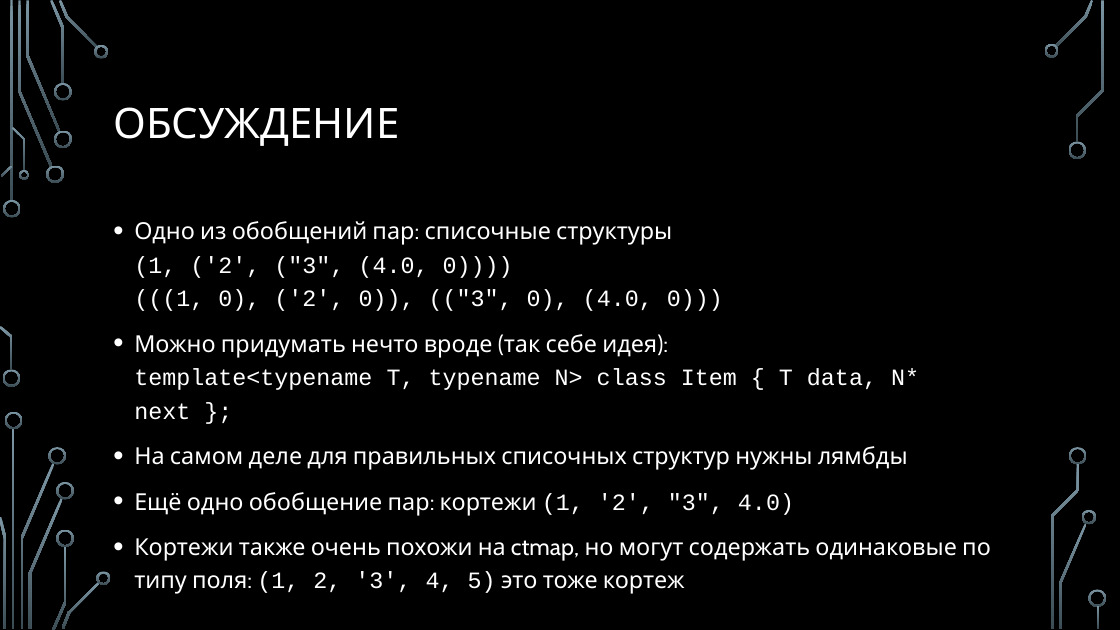
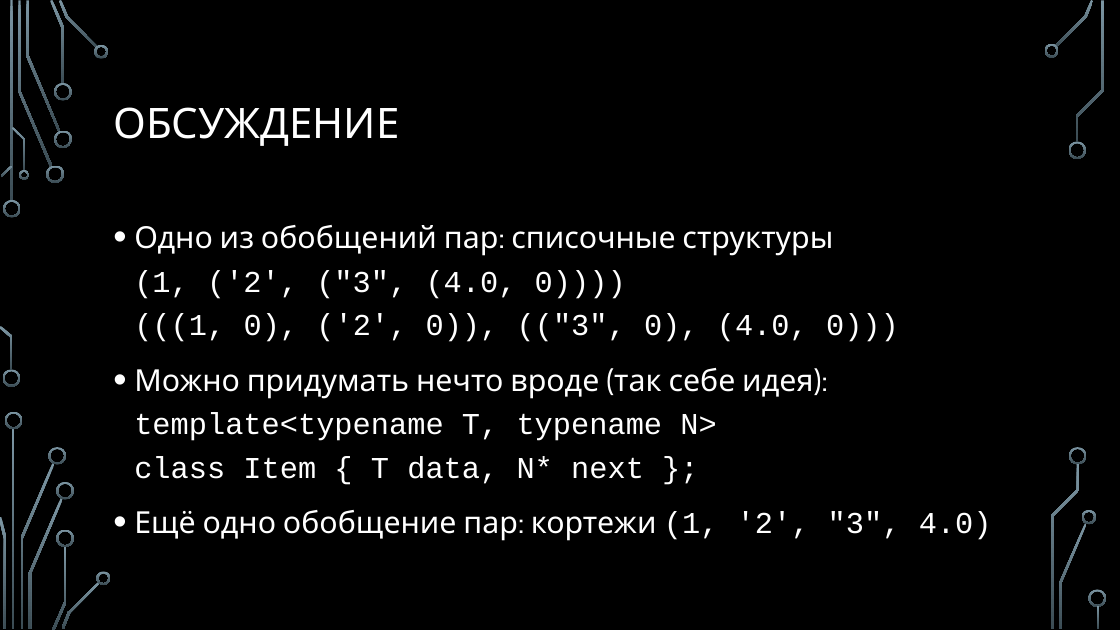
Before and after one commit to MIPT-ILab/cpp-lects-rus, a slide deck: slide 49 of slides/lec2-6-variadics.pptx (slide 44 before the commit). Drawn at 1120x630 pixels with LibreOffice and Linux fonts; fonts in the diff are those of the drawing; background and template pictures are left out. Boxes give left, top, right and bottom in pixels: in the first picture for what was removed or moved away, otherwise in the second. Text is boxed around its words. In the diff, an @@ line names an element or a change of style, - is before the commit and + after.

Commit message:
Variadic templates: slides revisited and MORE code

```diff
--- a/slides/lec2-6-variadics.pptx
+++ b/slides/lec2-6-variadics.pptx
@@ text "Одно из обобщений пар: списочные ..." at (134,225,992,541): size 20 to 26 pt @@
@@ text at (134,446,908,470): paragraph removed @@
-• На самом деле для правильных списочных структур нужны лямбды
@@ text at (134,538,991,594): paragraph removed @@
-• Кортежи также очень похожи на ctmap, но могут содержать одинаковые по типу поля: (1, 2, '3', 4, 5) это тоже кортеж
```
Also in this commit, not shown: 13 other slides changed, 15 slides added, 1 slide removed, 14 other files.
